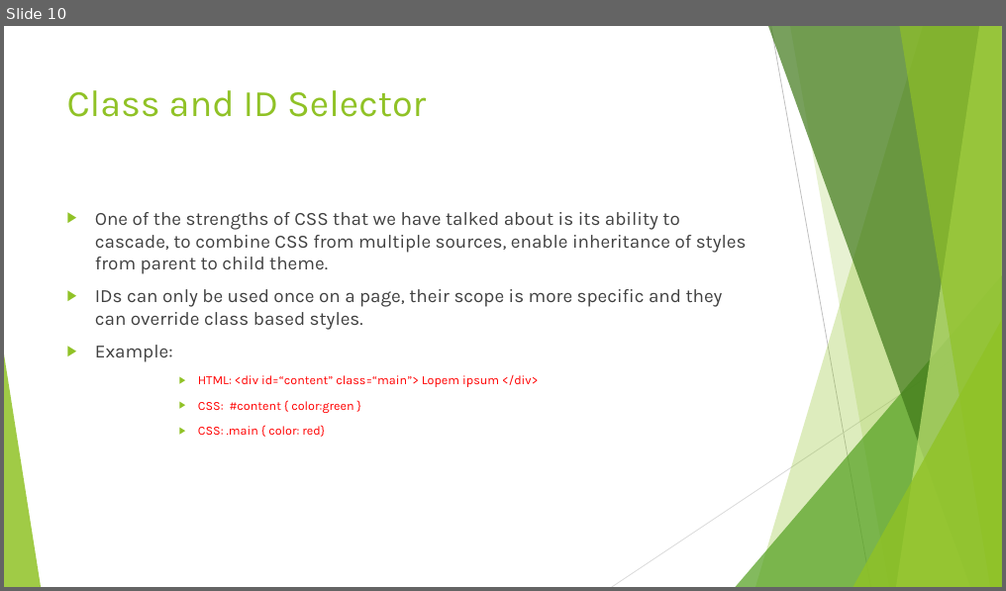
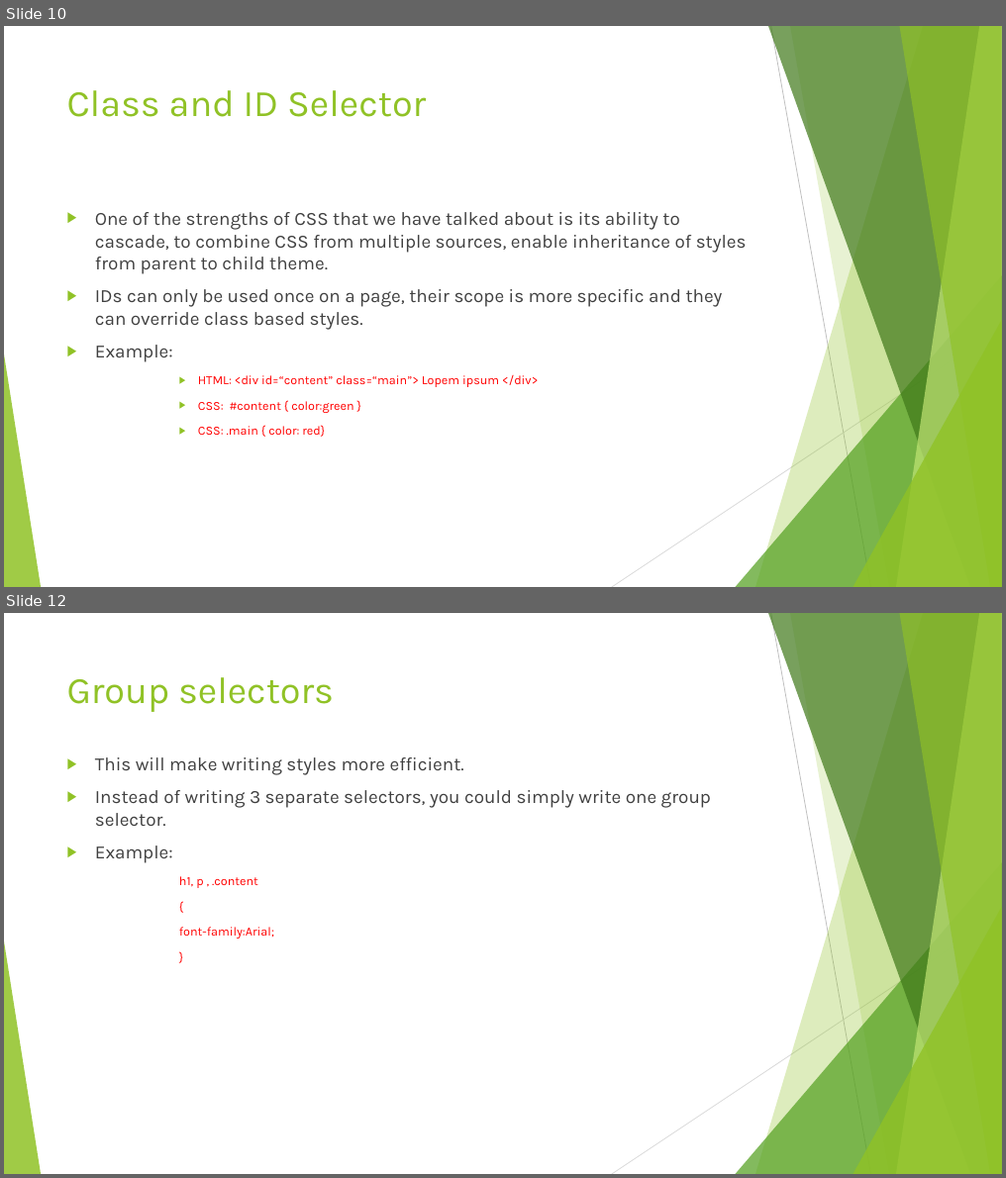
Before and after one commit to anumsh/Introduction-To-CSS, a slide deck: Introduction-to-CSS.pptx. Shown one above the other, each under a label of ours: slide 10 before the commit, slides 10 and 12 after it; the slides between them are not shown. The pictures are 1006x591 and 1006x1178 pixels, drawn with LibreOffice and Linux fonts; fonts in the diff are those of the drawing. Boxes give left, top, right and bottom in pixels: in the first picture for what was removed or moved away, otherwise in the second. Text is boxed around its words. In the diff, an @@ line names an element or a change of style, - is before the commit and + after.

Commit message:
feat:Group Selectors

```diff
--- a/Introduction-to-CSS.pptx
+++ b/Introduction-to-CSS.pptx
@@ slide 12 added at (4,613,1002,1174), background #FFFFFF; not listed: 10 template elements that a slide beside it also shows @@
@@ title added at (67,677,334,712), 36 pt, text #90C226 @@
+Group selectors
@@ text added at (95,758,711,939), 18 pt, text #404040 @@
+▶ This will make writing styles more efficient.
+▶ Instead of writing 3 separate selectors, you could simply write one group selector.
+▶ Example:
+      h1, p , .content
+      {
+      font-family:Arial;
+      }
```
Also in this commit, not shown: 1 slide changed.
